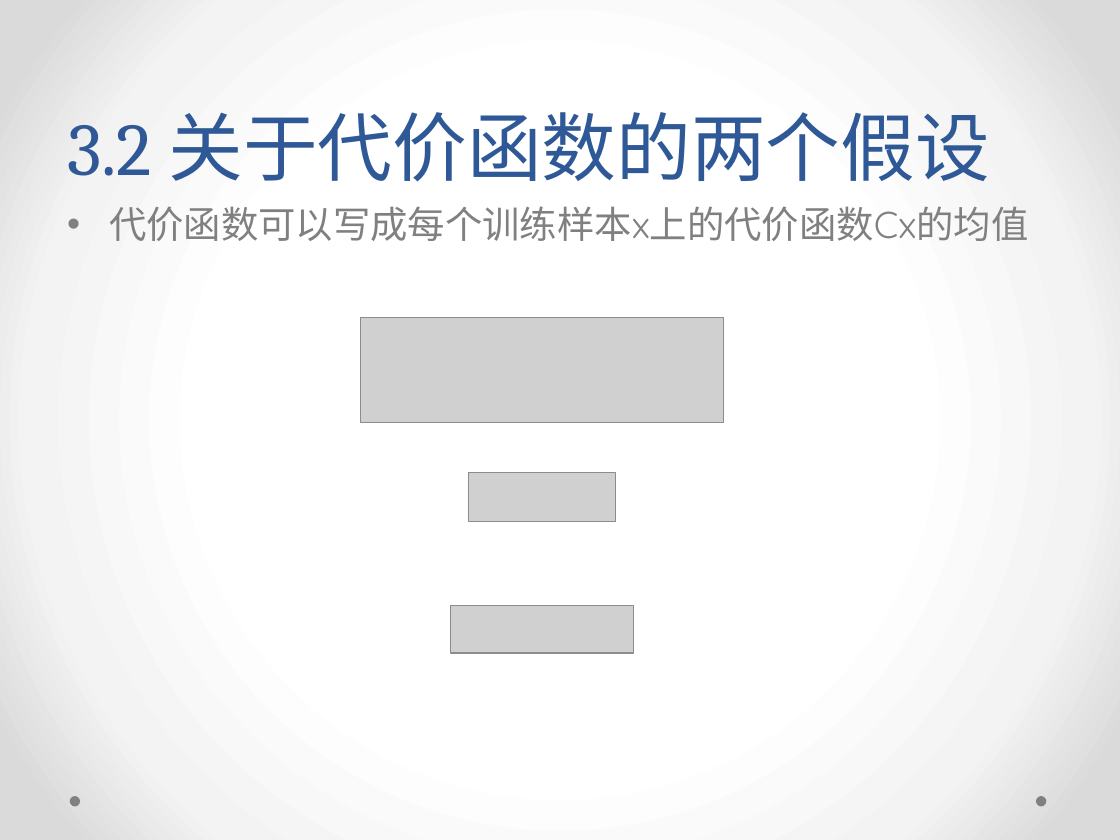
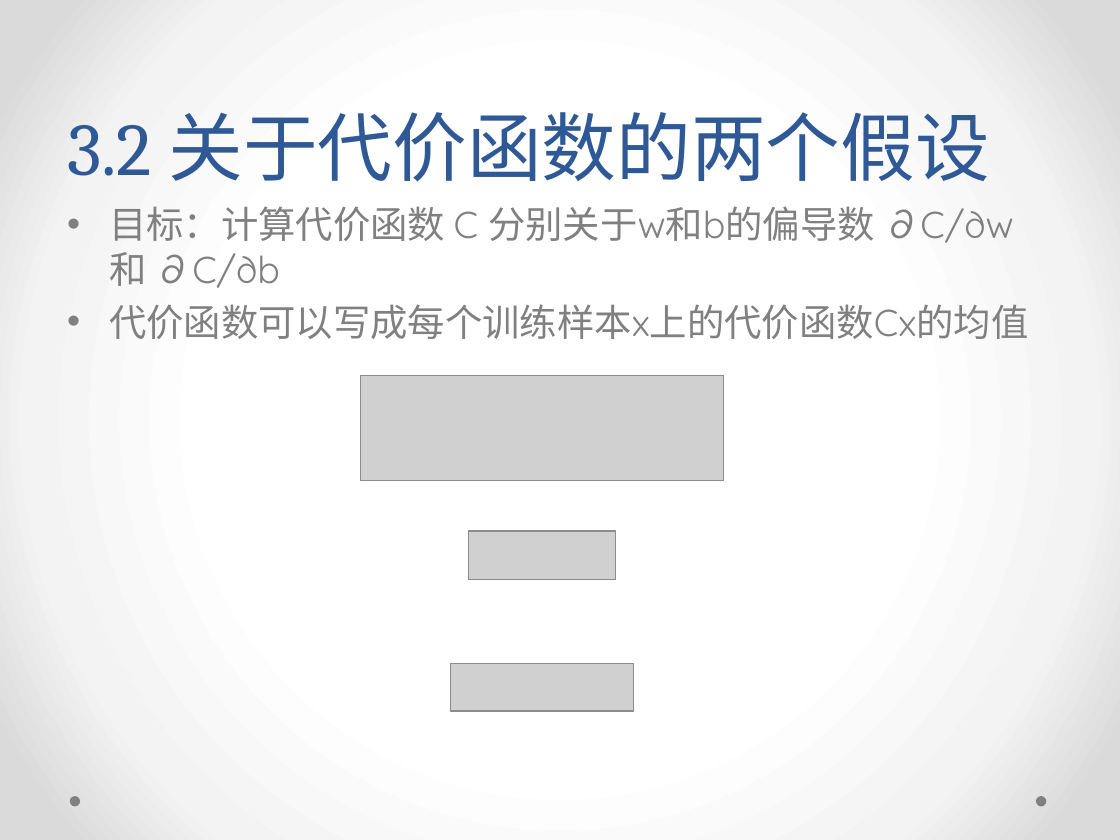
Before and after one commit to yish0000/neuralnetwork, a slide deck: slide 41 of 深度学习数学原理初探.pptx. Drawn at 1120x840 pixels with LibreOffice and Linux fonts; fonts in the diff are those of the drawing; grey boxes stand for pictures; background and template pictures are left out. Boxes give left, top, right and bottom in pixels: in the first picture for what was removed or moved away, otherwise in the second. Text is boxed around its words. In the diff, an @@ line names an element or a change of style, - is before the commit and + after.

```diff
--- a/深度学习数学原理初探.pptx
+++ b/深度学习数学原理初探.pptx
@@ text at [109,206,1014,288]: paragraph added @@
+• 目标：计算代价函数 C 分别关于w和b的偏导数 ∂C/∂w 和 ∂C/∂b
@@ 3 pictures: place and size @@
-3 pictures at [361,317,724,653]
+3 pictures at [361,375,724,711]
```
Also in this commit, not shown: 10 other slides changed.
